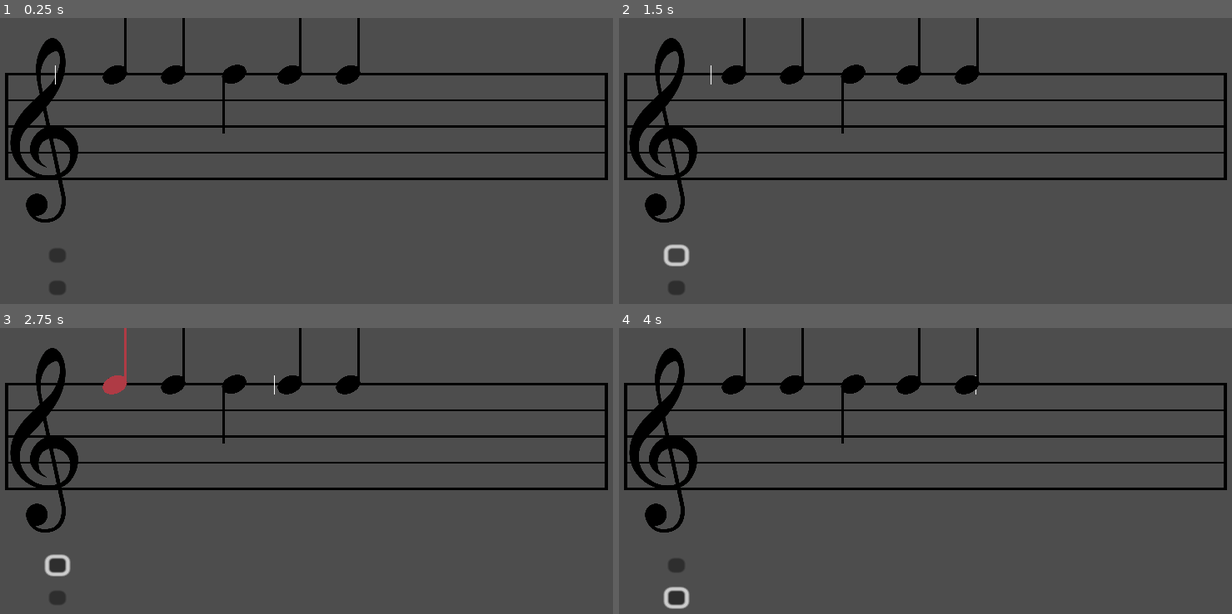
Above: before the commit, frames 1-4 (two rows, left to right).
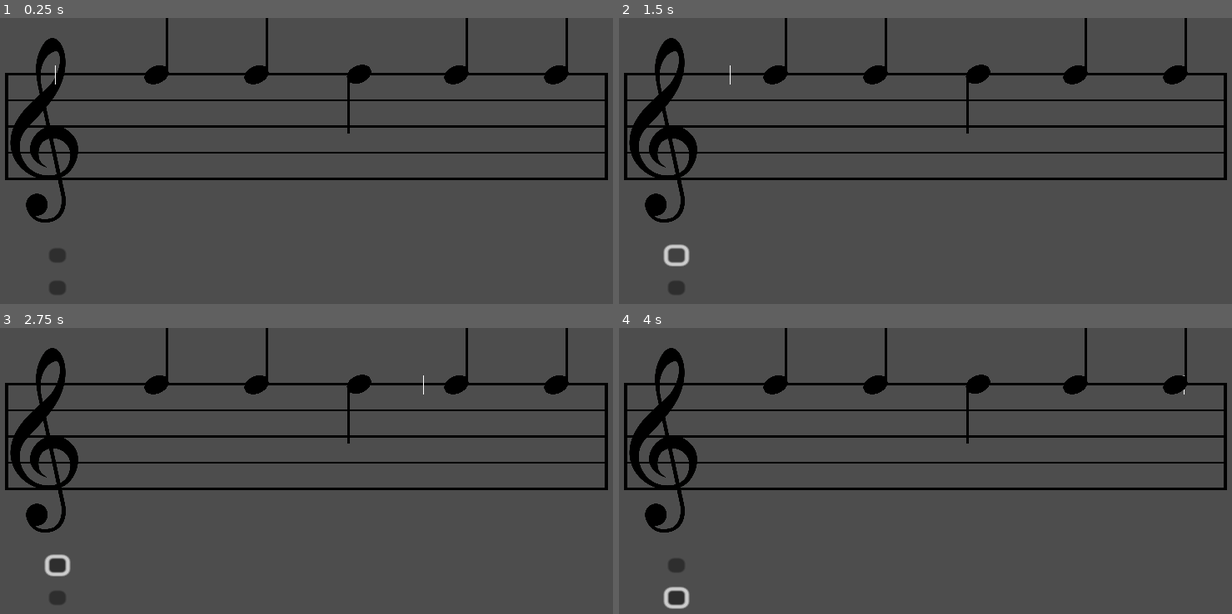
Above: after the commit, the same moments.

Repository: Sniggiho/COMP225-Reluna
Game: Godot game, scene res://Scenes/firstScene.tscn
Same seed, same stepped clock (60 frames per second), same inputs: the game is played once before the commit and once after it.
Inputs (mouse positions are in pixels of both pictures, inside the frame that each line leads up to):
- Up to frame 1 (0.25 s): no input
- Up to frame 2 (1.5 s): click (674, 255) at 0.5 s; click (674, 255) at 1.25 s
- Up to frame 3 (2.75 s): click (116, 385) at 2.02 s
- Up to frame 4 (4 s): click (674, 596) at 2.75 s; click (735, 385) at 3.52 s

The runs differ from the first frame. In frame 1, 2.2% of the frame differs, in the area x 16-93%, y 0-41%; in frame 2, 2.2%; in frame 3, 2.2%; in frame 4, 2.2%.

Commit message:
Increased path length

Diff:
--- a/Project/Scenes/firstScene.tscn
+++ b/Project/Scenes/firstScene.tscn
@@ -7,7 +7,7 @@
 
 [sub_resource type="Curve2D" id="Curve2D_xmk5h"]
 _data = {
-"points": PackedVector2Array(0, 0, 0, 0, 200, 136, 0, 0, 0, 0, 900, 136)
+"points": PackedVector2Array(0, 0, 0, 0, 200, 136, 0, 0, 0, 0, 1400, 136)
 }
 point_count = 2
 
